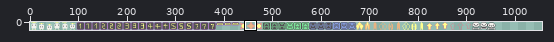
One commit to this sprite sheet: mobiletest/sprite.png. Above: a wide view before the commit, with the close-up outlined.
Close-up. Before:
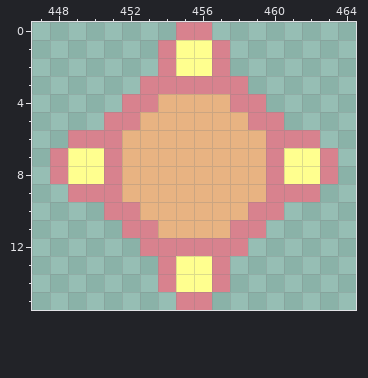
The file is 960x16 pixels. Shown: x 447..464, y 0..15. The old version is drawn lined up with the new one, on the new canvas. The commit also changed other parts of the picture, which this record leaves out.
The same view after the edit:
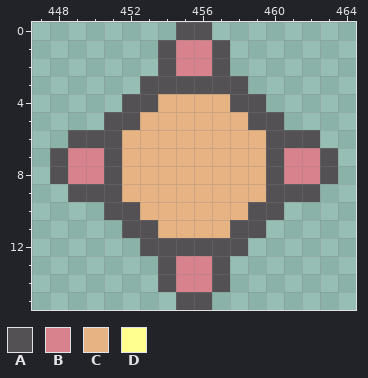
Palette (. is transparent): A #545155  B #d8828e  C #e8b382  D #ffff8f
The exact change:
canvas 960x16 -> 1056x16
y 0: x 455..456 BB -> AA
y 1..2: x 454..457 BDDB -> ABBA
y 3: x 453..458 BBBBBB -> AAAAAA
y 4: x 452..453 BB -> AA; x 458..459 BB -> AA
y 5: x 451..452 BB -> AA; x 459..460 BB -> AA
y 6: x 449..451 BBB -> AAA; x 460..462 BBB -> AAA
y 7..8: x 448..451 BDDB -> ABBA; x 460..463 BDDB -> ABBA
y 9: x 449..451 BBB -> AAA; x 460..462 BBB -> AAA
y 10: x 451..452 BB -> AA; x 459..460 BB -> AA
y 11: x 452..453 BB -> AA; x 458..459 BB -> AA
y 12: x 453..458 BBBBBB -> AAAAAA
y 13..14: x 454..457 BDDB -> ABBA
y 15: x 455..456 BB -> AA
